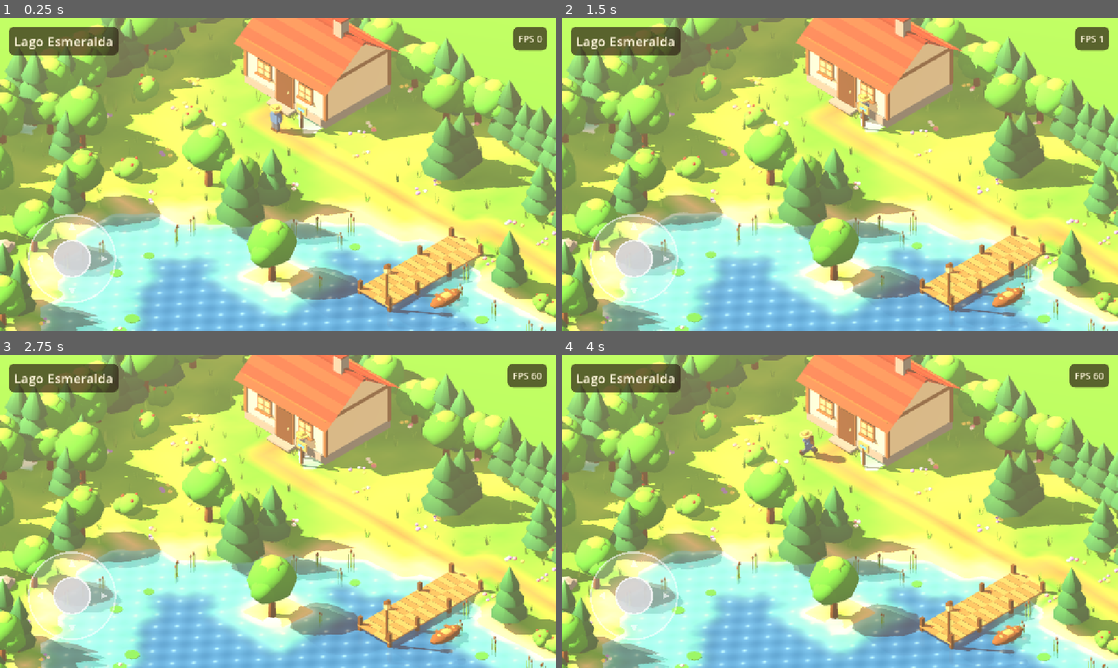
Above: before the commit, frames 1-4 (two rows, left to right).
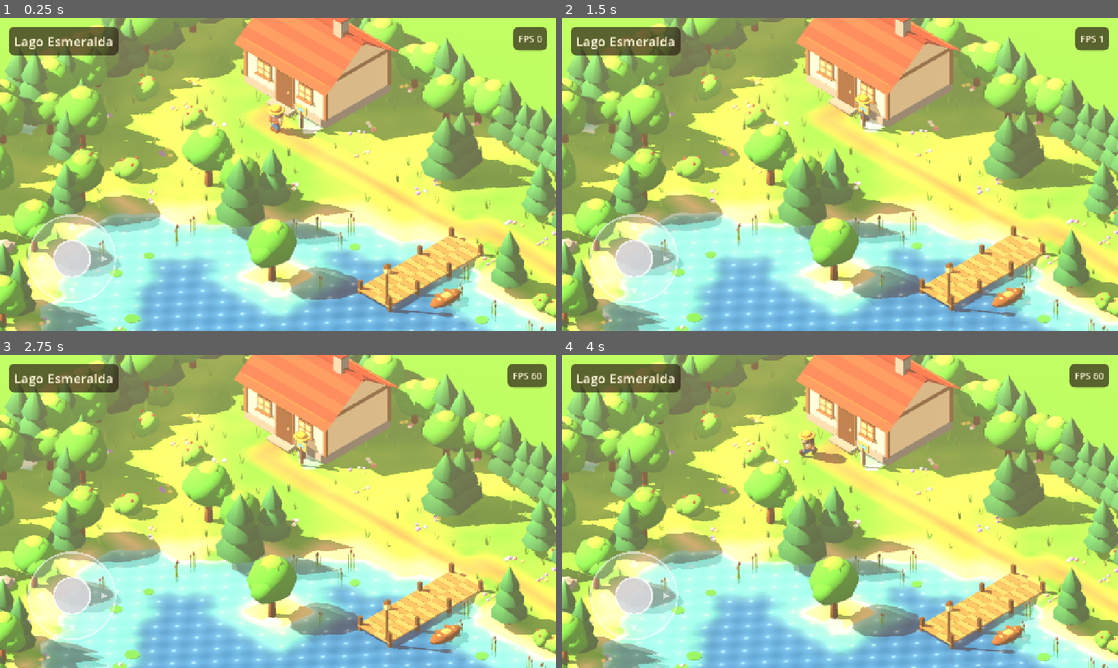
Above: after the commit, the same moments.

Repository: davix08/meu-game-studio.
Game: Godot game, scene res://scenes/main.tscn
The game is run twice, just before and just after one commit, with the same random seed, the same clock (stepped at 60 frames per second) and the same inputs.
Inputs (mouse positions are in pixels of both pictures, inside the frame that each line leads up to):
- Up to frame 1 (0.25 s): no input
- Up to frame 2 (1.5 s): drag from (634, 259) to (895, 105) at 0.52 s; drag from (728, 190) to (812, 237) at 1.27 s
- Up to frame 3 (2.75 s): move the mouse to (333, 442) at 2.02 s; hold D from 2.03 s (still down); hold Shift from 2.03 s (still down)
- Up to frame 4 (4 s): release D at 2.75 s; release Shift at 2.75 s; drag from (812, 574) to (673, 464) at 2.77 s; move the mouse to (1006, 558) at 3.52 s; hold A from 3.53 s (still down); hold Shift from 3.53 s (still down)

The runs differ from the first frame. In frame 1, 0.2% of the frame differs, in the area x 48-57%, y 27-39%; in frame 2, 0.1%; in frame 3, 0.1%; in frame 4, 0.2%, in the area x 42-52%, y 23-35%.

Commit message:
feat: fisherman 3D model restyled after the character design (story 002)
Story: lakebound-aventura-de-pesca/002

Co-Authored-By: Claude Opus 5.5 <noreply@anthropic.com>
Claude-Session: https://claude.ai/code/session_01Ty7beVrwmvxcr7r22LhXd1

Diff:
--- a/src/data/world_look.json
+++ b/src/data/world_look.json
@@ -45,7 +45,7 @@
 		"height_follow": 12.0,
 		"max_step_seconds": 0.05,
 		"roughness": 0.85,
-		"hip_height": 0.45,
+		"hip_height": 0.42,
 		"blend_speed": 6.0,
 		"walk_freq": 9.0,
 		"run_freq": 13.0,
@@ -57,7 +57,28 @@
 		"bob_height": 0.035,
 		"breath_freq": 2.2,
 		"breath_amount": 0.02,
-		"idle_arm_sway": 0.04
+		"idle_arm_sway": 0.04,
+		"head_sway_degrees": 4.0,
+		"head_offset": 0.35,
+		"head_radius_x": 0.26,
+		"head_radius_y": 0.23,
+		"head_radius_z": 0.23,
+		"torso_width": 0.44,
+		"torso_height": 0.32,
+		"torso_depth": 0.3,
+		"arm_width": 0.13,
+		"sleeve_length": 0.14,
+		"forearm_length": 0.13,
+		"hand_radius": 0.075,
+		"leg_width": 0.17,
+		"leg_depth": 0.19,
+		"leg_spacing": 0.105,
+		"boot_height": 0.13,
+		"boot_length": 0.27,
+		"hat_brim_radius": 0.4,
+		"hat_brim_thickness": 0.035,
+		"hat_crown_height": 0.19,
+		"hat_band_height": 0.045
 	},
 	"terrain": {
 		"land_height": 0.0,
@@ -236,15 +257,23 @@
 		"reed": "#5c9a35",
 		"reed_top": "#7a4a22",
 		"lily": "#3fa045",
-		"skin": "#f1c39a",
-		"shirt": "#3f6fb5",
-		"pants": "#4a5a7a",
-		"boots": "#5a3a22",
-		"hat": "#e8c55a",
-		"hat_band": "#b8432f",
-		"pack": "#a8743a",
-		"pack_dark": "#7c5226",
-		"eye": "#2a1a10",
+		"skin": "#d9935a",
+		"shirt": "#efdcae",
+		"pants": "#2f5fa8",
+		"boots": "#6b3f1f",
+		"hat": "#eab63c",
+		"hat_band": "#d02b22",
+		"pack": "#8a5a2b",
+		"pack_dark": "#6a4220",
+		"eye": "#1e140e",
+		"hair": "#2a1d18",
+		"beard": "#9a9aa0",
+		"beard_dark": "#5f6066",
+		"vest": "#c4372d",
+		"vest_edge": "#7d1f1c",
+		"belt": "#5a3a1e",
+		"buckle": "#e0b84a",
+		"hat_dark": "#c8902a",
 		"boat_hull": "#7a4a26",
 		"boat_inner": "#c99a5c",
 		"smoke": "#f0f0f0"
--- a/src/player/fisherman.gd
+++ b/src/player/fisherman.gd
@@ -1,7 +1,7 @@
 class_name Fisherman
 extends Node3D
-## The 3D fisherman: a character built from simple colored shapes (body, head, straw hat,
-## backpack, arms, legs) with procedural animation (idle breathing, walk and run swing). It
+## The 3D fisherman: a character built from simple colored shapes (chunky body, big head with
+## grey beard, straw hat, vest, backpack, arms, legs) with procedural animation (idle breathing, walk and run swing, head sway). It
 ## moves by the [WorldGrid] only (axis by axis, feet box, like moveBody of the 2D prototype),
 ## with no engine physics, and turns toward the movement direction. +Z is the character's front.
 ##
@@ -44,6 +44,8 @@
 var _move_blend: float = 0.0
 var _run_blend: float = 0.0
 var _torso: Node3D
+var _head: Node3D
+var _head_sway: float = 0.0
 var _arm_left: Node3D
 var _arm_right: Node3D
 var _leg_left: Node3D
@@ -75,6 +77,7 @@
 	_breath_freq = look.num("player", "breath_freq")
 	_breath_amount = look.num("player", "breath_amount")
 	_idle_sway = look.num("player", "idle_arm_sway")
+	_head_sway = deg_to_rad(look.num("player", "head_sway_degrees"))
 	scale = Vector3.ONE * look.num("player", "model_scale")
 	_material = MeshBuilder.make_material(look.num("player", "roughness"))
 	_build_model(look)
@@ -118,56 +121,136 @@
 	_arm_right.rotation.x = swing * arm_amp + sway
 	_torso.scale = Vector3(1.0, 1.0 + sin(_idle_time * _breath_freq) * _breath_amount * idle, 1.0)
 	_torso.position.y = _hip_height + absf(cos(_phase)) * _bob * _move_blend
-	_torso.rotation.x = _run_lean * _run_blend
-
-
+	var lean: float = _run_lean * _run_blend
+	_torso.rotation.x = lean
+	# The head keeps half of the lean level and rocks side to side with the steps (hat included).
+	_head.rotation.x = -lean * 0.5
+	_head.rotation.z = sin(_phase) * _head_sway * _move_blend * lerpf(0.5, 1.0, _run_blend)
+
+
+## Builds the whole model from simple shapes (chunky, big-headed, like the 2D design sheets in
+## references/). Every measure and color comes from world_look.json ("player" and "colors").
+## Parts: torso (pelvis, cream shirt, red open vest, belt, backpack), head pivot (face, grey beard,
+## curly hair, straw hat), two arms (shoulder pivots) and two legs (hip pivots).
 func _build_model(look: WorldLook) -> void:
 	var skin: Color = look.color("colors", "skin")
 	var shirt: Color = look.color("colors", "shirt")
+	var vest: Color = look.color("colors", "vest")
+	var vest_edge: Color = look.color("colors", "vest_edge")
+	var belt: Color = look.color("colors", "belt")
+	var buckle: Color = look.color("colors", "buckle")
 	var hat: Color = look.color("colors", "hat")
+	var hat_dark: Color = look.color("colors", "hat_dark")
 	var band: Color = look.color("colors", "hat_band")
 	var pack: Color = look.color("colors", "pack")
 	var pack_dark: Color = look.color("colors", "pack_dark")
 	var pants: Color = look.color("colors", "pants")
 	var boots: Color = look.color("colors", "boots")
 	var eye: Color = look.color("colors", "eye")
-
-	# Torso (pivot at the hip): body, backpack, head, eyes and hat.
+	var hair: Color = look.color("colors", "hair")
+	var beard: Color = look.color("colors", "beard")
+	var beard_dark: Color = look.color("colors", "beard_dark")
+	var tw: float = look.num("player", "torso_width")
+	var th: float = look.num("player", "torso_height")
+	var td: float = look.num("player", "torso_depth")
+	var vest_y: float = 0.06 + th * 0.5
+
+	# Torso (pivot at the hip): pelvis, shirt, vest, belt and backpack.
 	_torso = Node3D.new()
 	_torso.position = Vector3(0.0, _hip_height, 0.0)
 	add_child(_torso)
 	var body := MeshBuilder.new()
-	body.add_box(Vector3(0.0, 0.22, 0.0), Vector3(0.4, 0.44, 0.26), shirt)
-	body.add_box(Vector3(0.0, 0.22, -0.2), Vector3(0.3, 0.34, 0.14), pack)
-	body.add_box(Vector3(0.0, 0.42, -0.2), Vector3(0.32, 0.1, 0.16), pack_dark)
-	body.add_ellipsoid(Vector3(0.0, 0.63, 0.0), Vector3(0.17, 0.18, 0.16), skin, skin, 8, 6, true)
-	body.add_ellipsoid(Vector3(-0.06, 0.64, 0.14), Vector3(0.025, 0.025, 0.02), eye, eye, 5, 3, true)
-	body.add_ellipsoid(Vector3(0.06, 0.64, 0.14), Vector3(0.025, 0.025, 0.02), eye, eye, 5, 3, true)
-	body.add_cone(Vector3(0.0, 0.72, 0.0), 0.3, 0.3, 0.035, hat, hat, 12, true, true)
-	body.add_cone(Vector3(0.0, 0.745, 0.0), 0.17, 0.13, 0.13, hat, hat, 10, true)
-	body.add_cone(Vector3(0.0, 0.745, 0.0), 0.175, 0.175, 0.04, band, band, 10)
+	body.add_box(Vector3(0.0, 0.0, 0.0), Vector3(tw * 0.86, 0.12, td * 0.86), pants)
+	body.add_box(Vector3(0.0, vest_y, 0.0), Vector3(tw, th, td), shirt)
+	for side: float in [-1.0, 1.0]:
+		# Open vest: one panel on each side of the chest, with a darker border on the inner edge.
+		body.add_box(Vector3(side * tw * 0.32, vest_y, td * 0.5 + 0.005), Vector3(tw * 0.38, th + 0.01, 0.045), vest)
+		body.add_box(Vector3(side * tw * 0.14, vest_y, td * 0.5 + 0.008), Vector3(0.03, th + 0.012, 0.05), vest_edge)
+	body.add_box(Vector3(0.0, vest_y, -(td * 0.5 + 0.005)), Vector3(tw + 0.02, th + 0.01, 0.045), vest)
+	body.add_box(Vector3(0.0, 0.07, 0.0), Vector3(tw + 0.02, 0.06, td + 0.09), belt)
+	body.add_box(Vector3(0.0, 0.07, td * 0.5 + 0.048), Vector3(0.07, 0.055, 0.02), buckle)
+	var pack_w: float = tw * 0.7
+	var pack_h: float = th * 0.85
+	var pack_z: float = -(td * 0.5 + 0.0275 + 0.05)
+	body.add_box(Vector3(0.0, vest_y - 0.01, pack_z), Vector3(pack_w, pack_h, 0.12), pack)
+	body.add_box(Vector3(0.0, vest_y - 0.01 + pack_h * 0.5 - 0.02, pack_z - 0.01), Vector3(pack_w + 0.02, 0.09, 0.14), pack_dark)
 	_add_part(_torso, body.build(), Vector3.ZERO)
 
-	# Arms (pivot at the shoulder): sleeve and hand.
-	_arm_left = _make_limb(_torso, Vector3(-0.26, 0.38, 0.0), shirt, skin, true)
-	_arm_right = _make_limb(_torso, Vector3(0.26, 0.38, 0.0), shirt, skin, true)
-	# Legs (pivot at the hip): trousers and boot.
-	_leg_left = _make_limb(self, Vector3(-0.1, _hip_height, 0.0), pants, boots, false)
-	_leg_right = _make_limb(self, Vector3(0.1, _hip_height, 0.0), pants, boots, false)
-
-
-## A swinging limb: a pivot at [param pivot_pos] with a long part and an end part.
-func _make_limb(parent: Node3D, pivot_pos: Vector3, main_color: Color, end_color: Color, is_arm: bool) -> Node3D:
+	# Head (pivot at the neck, child of the torso so it sways and follows the lean).
+	_head = Node3D.new()
+	_head.position = Vector3(0.0, look.num("player", "head_offset"), 0.0)
+	_torso.add_child(_head)
+	var r := Vector3(look.num("player", "head_radius_x"), look.num("player", "head_radius_y"), look.num("player", "head_radius_z"))
+	var c := Vector3(0.0, r.y * 0.9, 0.0)
+	var hb := MeshBuilder.new()
+	hb.add_ellipsoid(c, r, skin, skin, 10, 7, true)
+	hb.add_ellipsoid(_on_head(c, r, 0.0, -0.14, 0.98), r * 0.17, skin, skin, 6, 4, true)
+	for side: float in [-1.0, 1.0]:
+		hb.add_ellipsoid(_on_head(c, r, 0.34 * side, 0.1, 0.93), Vector3(r.x * 0.12, r.y * 0.16, r.z * 0.09), eye, eye, 6, 4, true)
+		hb.add_box(_on_head(c, r, 0.36 * side, 0.36, 0.88), Vector3(r.x * 0.34, r.y * 0.11, r.z * 0.14), hair)
+		# Curly hair seen under the hat: sides and back.
+		for u: Vector3 in [Vector3(0.96, -0.45, -0.2), Vector3(0.8, -0.5, -0.75), Vector3(0.4, -0.55, -0.95)]:
+			hb.add_ellipsoid(_on_head(c, r, u.x * side, u.y, u.z), Vector3.ONE * r.x * 0.28, hair, hair, 6, 4, true)
+	hb.add_ellipsoid(_on_head(c, r, 0.0, -0.4, -1.05), Vector3.ONE * r.x * 0.28, hair, hair, 6, 4, true)
+	hb.add_ellipsoid(_on_head(c, r, 0.0, 0.18, -0.18), Vector3(r.x * 1.08, r.y * 0.95, r.z * 1.05), hair, hair, 8, 5, true)
+	# Full grey beard (chin and cheeks) with a moustache.
+	hb.add_ellipsoid(_on_head(c, r, 0.0, -0.5, 0.23), Vector3(r.x * 1.04, r.y * 0.68, r.z * 0.9), beard_dark, beard, 10, 6, true)
+	hb.add_ellipsoid(_on_head(c, r, 0.0, -0.32, 1.06), Vector3(r.x * 0.4, r.y * 0.14, r.z * 0.18), beard, beard, 8, 4, true)
+	# Straw hat: wide brim, low rounded crown, red band.
+	var brim_r: float = look.num("player", "hat_brim_radius")
+	var brim_t: float = look.num("player", "hat_brim_thickness")
+	var crown_h: float = look.num("player", "hat_crown_height")
+	var band_h: float = look.num("player", "hat_band_height")
+	var brim_y: float = c.y + r.y * 0.5
+	hb.add_cone(Vector3(0.0, brim_y, 0.0), brim_r, brim_r * 0.92, brim_t, hat_dark, hat, 16, true, true)
+	hb.add_ellipsoid(Vector3(0.0, brim_y + 0.03, 0.0), Vector3(r.x, crown_h, r.x), hat_dark, hat, 14, 6, true)
+	hb.add_cone(Vector3(0.0, brim_y + brim_t - 0.002, 0.0), r.x + 0.014, r.x + 0.006, band_h, band, band, 14)
+	_add_part(_head, hb.build(), Vector3.ZERO)
+
+	# Arms (pivot at the shoulder) and legs (pivot at the hip).
+	var shoulder_x: float = tw * 0.5 + look.num("player", "arm_width") * 0.5 + 0.005
+	_arm_left = _make_arm(look, Vector3(-shoulder_x, th + 0.04, 0.0), shirt, skin)
+	_arm_right = _make_arm(look, Vector3(shoulder_x, th + 0.04, 0.0), shirt, skin)
+	var leg_x: float = look.num("player", "leg_spacing")
+	_leg_left = _make_leg(look, Vector3(-leg_x, _hip_height, 0.0), pants, boots)
+	_leg_right = _make_leg(look, Vector3(leg_x, _hip_height, 0.0), pants, boots)
+
+
+## A point on the head ellipsoid: [param unit] is in units of the radii from the center.
+func _on_head(center: Vector3, radii: Vector3, ux: float, uy: float, uz: float) -> Vector3:
+	return center + Vector3(ux * radii.x, uy * radii.y, uz * radii.z)
+
+
+## A swinging arm: a pivot at [param pivot_pos] with a rolled sleeve, a bare forearm and a big hand.
+func _make_arm(look: WorldLook, pivot_pos: Vector3, sleeve_color: Color, skin_color: Color) -> Node3D:
 	var pivot := Node3D.new()
 	pivot.position = pivot_pos
-	parent.add_child(pivot)
+	_torso.add_child(pivot)
+	var w: float = look.num("player", "arm_width")
+	var sleeve: float = look.num("player", "sleeve_length")
+	var fore: float = look.num("player", "forearm_length")
+	var hand_r: float = look.num("player", "hand_radius")
 	var builder := MeshBuilder.new()
-	if is_arm:
-		builder.add_box(Vector3(0.0, -0.13, 0.0), Vector3(0.11, 0.26, 0.13), main_color)
-		builder.add_ellipsoid(Vector3(0.0, -0.3, 0.0), Vector3(0.06, 0.06, 0.06), end_color, end_color, 6, 4, true)
-	else:
-		builder.add_box(Vector3(0.0, -0.17, 0.0), Vector3(0.15, 0.34, 0.17), main_color)
-		builder.add_box(Vector3(0.0, -0.395, 0.02), Vector3(0.16, 0.11, 0.22), end_color)
+	builder.add_box(Vector3(0.0, -sleeve * 0.5, 0.0), Vector3(w, sleeve, w + 0.01), sleeve_color)
+	builder.add_box(Vector3(0.0, -sleeve - fore * 0.5 + 0.01, 0.0), Vector3(w * 0.85, fore, w * 0.85), skin_color)
+	builder.add_ellipsoid(Vector3(0.0, -sleeve - fore - hand_r * 0.5, 0.0), Vector3.ONE * hand_r, skin_color, skin_color, 8, 5, true)
+	_add_part(pivot, builder.build(), Vector3.ZERO)
+	return pivot
+
+
+## A swinging leg: a pivot at [param pivot_pos] with short thick jeans and a big boot.
+func _make_leg(look: WorldLook, pivot_pos: Vector3, pants_color: Color, boot_color: Color) -> Node3D:
+	var pivot := Node3D.new()
+	pivot.position = pivot_pos
+	add_child(pivot)
+	var w: float = look.num("player", "leg_width")
+	var d: float = look.num("player", "leg_depth")
+	var boot_h: float = look.num("player", "boot_height")
+	var boot_len: float = look.num("player", "boot_length")
+	var pants_h: float = _hip_height - boot_h + 0.01
+	var builder := MeshBuilder.new()
+	builder.add_box(Vector3(0.0, -pants_h * 0.5, 0.0), Vector3(w, pants_h, d), pants_color)
+	builder.add_box(Vector3(0.0, -_hip_height + boot_h * 0.5, 0.03), Vector3(w + 0.02, boot_h, boot_len), boot_color)
 	_add_part(pivot, builder.build(), Vector3.ZERO)
 	return pivot
 
